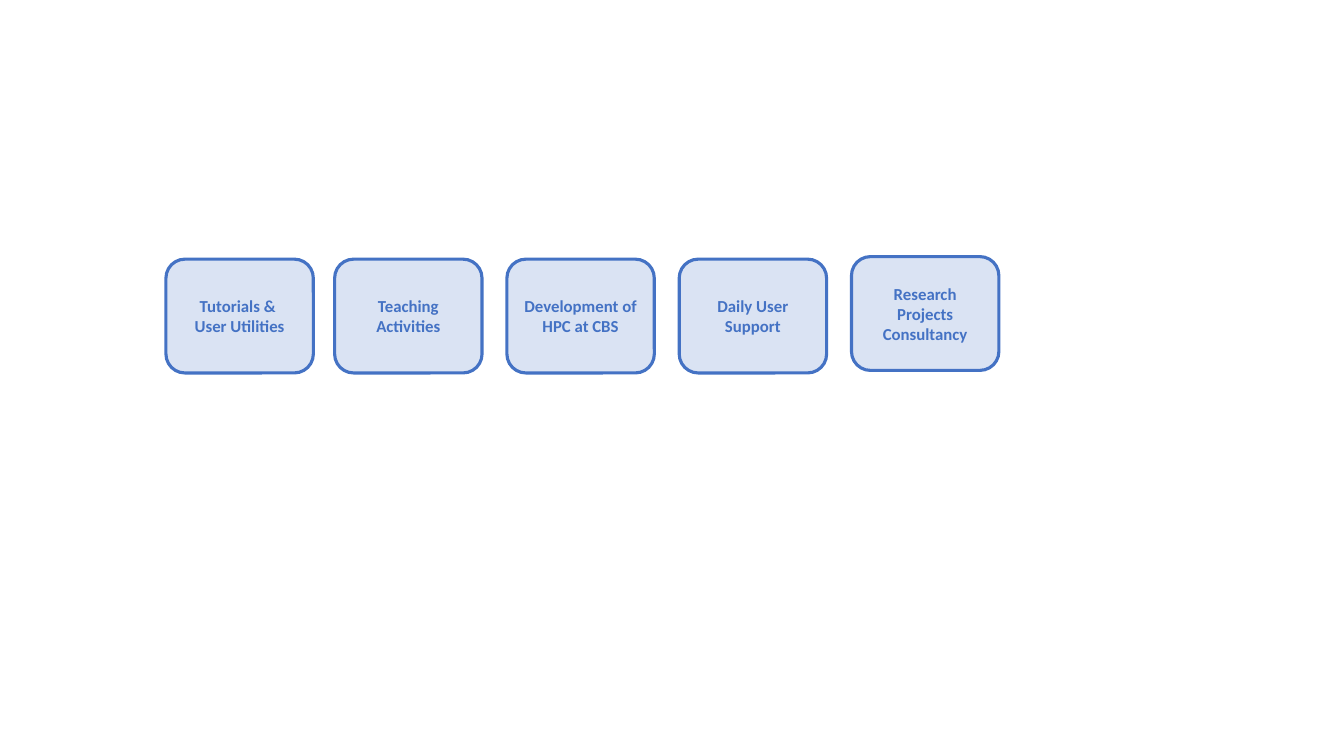
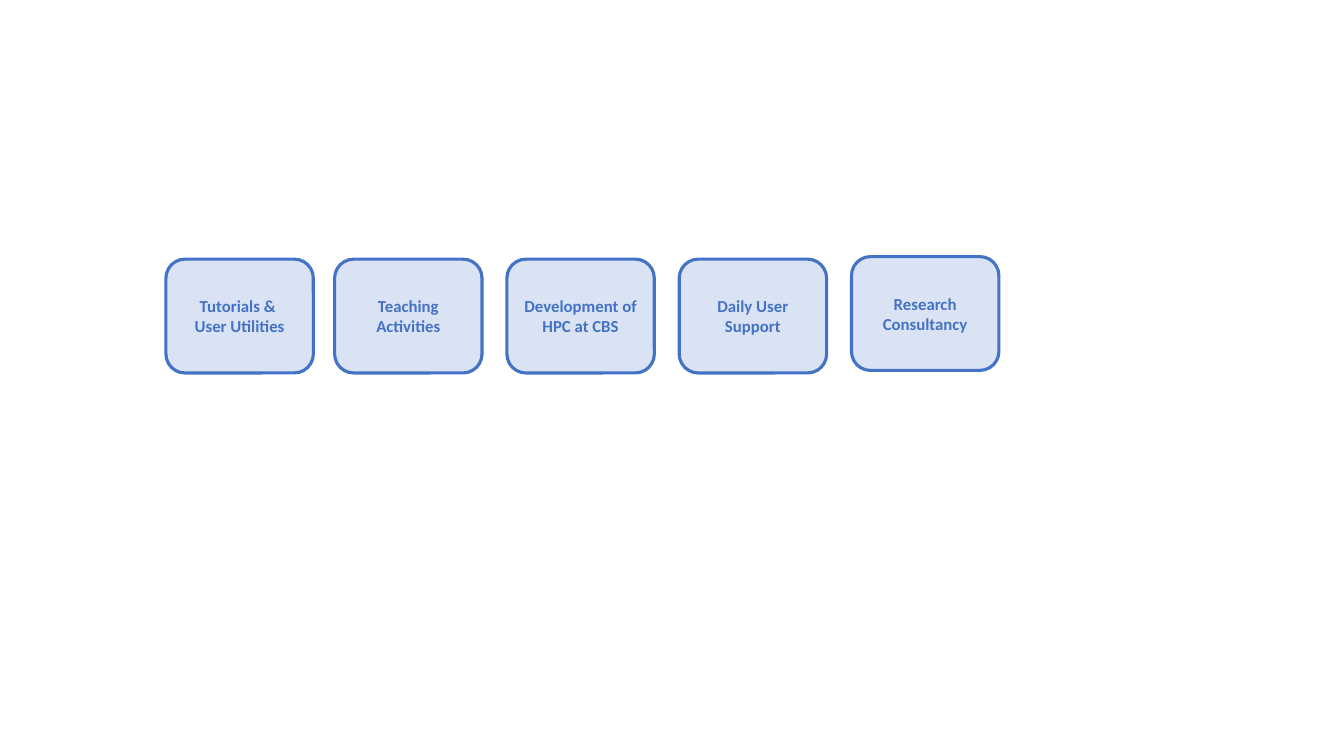
Before and after one commit to CBS-HPC/.github, a slide deck: slide 1 of profile/images/activities.pptx. Drawn at 1344x756 pixels with LibreOffice and Linux fonts; fonts in the diff are those of the drawing. Boxes give left, top, right and bottom in pixels: in the first picture for what was removed or moved away, otherwise in the second. Text is boxed around its words. In the diff, an @@ line names an element or a change of style, - is before the commit and + after.

```diff
--- a/profile/images/activities.pptx
+++ b/profile/images/activities.pptx
@@ text in rounded rectangle at [883, 298, 968, 333]: text changed @@
-Research Projects
-Consultancy
+Research Consultancy
```
Also in this commit, not shown: 1 other file.
